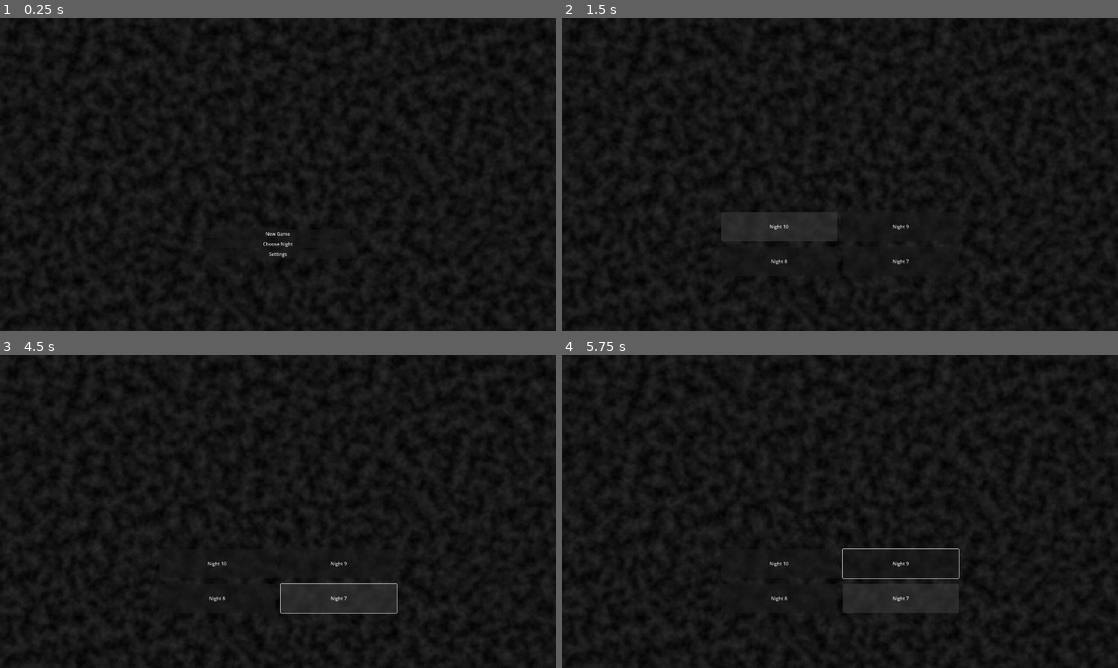
Above: before the commit, frames 1-4 (two rows, left to right).
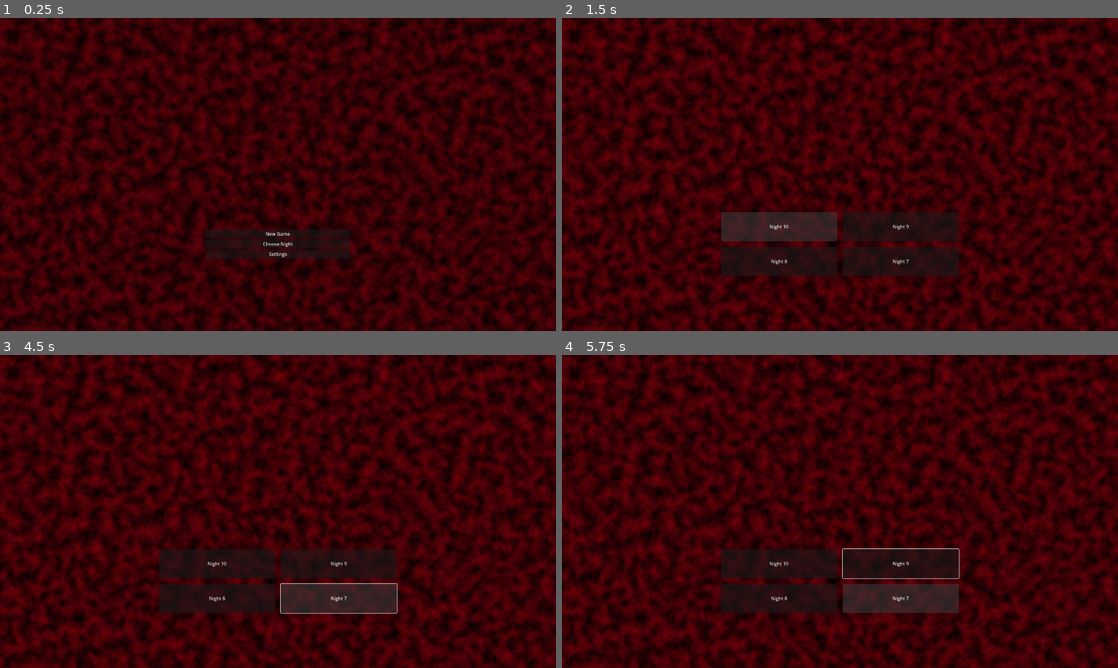
Above: after the commit, the same moments.

Repository: Agecaf/gmtk26-jamgame
Game: Godot game, scene res://main.tscn
Same seed, same stepped clock (60 frames per second), same inputs: the game is played once before the commit and once after it.
Inputs:
- Up to frame 1 (0.25 s): no input
- Up to frame 2 (1.5 s): click "Choose Night" at 0.5 s; click "Night 10" at 1.25 s
- Up to frame 3 (4.5 s): click "Night 9" at 2 s; click "Night 8" at 2.75 s; click "Night 7" at 3.5 s; tap Enter at 4.25 s; hold Right (ui_right) from 4.28 s (still down)
- Up to frame 4 (5.75 s): keep holding Right (ui_right); tap Up (ui_up) at 4.52, 5.27 s; tap Space at 5 s

The runs differ from the first frame. In frame 1, 78% of the frame differs, in the area x 0-100%, y 0-100%; in frame 2, 80%; in frame 3, 80%; in frame 4, 80%.

Commit message:
Black frame, prelevel menu

Diff:
--- a/main.tscn
+++ b/main.tscn
@@ -1,9 +1,11 @@
 [gd_scene format=3 uid="uid://b4enwwndlpugd"]
 
+[ext_resource type="Script" uid="uid://0m6lfxb58q5h" path="res://menu/black_frame.gd" id="1_0xm2m"]
 [ext_resource type="PackedScene" uid="uid://cgqp5q7pdwn8e" path="res://menu/menu.tscn" id="1_ig7tw"]
 
 [sub_resource type="Gradient" id="Gradient_5pj6p"]
-colors = PackedColorArray(0, 0, 0, 1, 0.1728327, 0.17283267, 0.17283267, 1)
+offsets = PackedFloat32Array(0, 0.9879518)
+colors = PackedColorArray(0, 0, 0, 1, 0.46672612, 0, 0.045014374, 1)
 
 [sub_resource type="FastNoiseLite" id="FastNoiseLite_2nw5p"]
 frequency = 0.0486
@@ -13,6 +15,19 @@
 height = 360
 noise = SubResource("FastNoiseLite_2nw5p")
 color_ramp = SubResource("Gradient_5pj6p")
+
+[sub_resource type="Gradient" id="Gradient_xov76"]
+colors = PackedColorArray(0, 0, 0, 1, 0.080783345, 0.080783345, 0.080783345, 1)
+
+[sub_resource type="FastNoiseLite" id="FastNoiseLite_5pj6p"]
+frequency = 0.2594
+fractal_type = 3
+
+[sub_resource type="NoiseTexture2D" id="NoiseTexture2D_2nw5p"]
+width = 640
+height = 360
+noise = SubResource("FastNoiseLite_5pj6p")
+color_ramp = SubResource("Gradient_xov76")
 
 [node name="Main" type="Node2D" unique_id=1162885059]
 
@@ -30,4 +45,10 @@
 
 [node name="FrontLayer" type="CanvasLayer" parent="." unique_id=2097345781]
 
+[node name="BlackFrame" type="Sprite2D" parent="FrontLayer" unique_id=728306067]
+scale = Vector2(3, 3)
+texture = SubResource("NoiseTexture2D_2nw5p")
+centered = false
+script = ExtResource("1_0xm2m")
+
 [node name="Menu" parent="FrontLayer" unique_id=1014980614 instance=ExtResource("1_ig7tw")]
--- /dev/null
+++ b/menu/black_frame.gd
@@ -0,0 +1,27 @@
+class_name BlackFrame extends Sprite2D
+
+var menus_with_black_frame: Array[StringName] = [&"PreLevelMenu", &"PauseMenu"]
+var target_alpha: float = 0.0
+var fade_speed: float = 10.0
+
+# Begin
+func _ready() -> void:
+	_ready_deferred.call_deferred()
+
+func _ready_deferred():
+	Game.menu.menu_changed.connect(check_menu)
+
+# Check if we should be visible or not
+func check_menu() -> void:
+	print("Menu changed; ", Game.menu.current_menu)
+	if Game.menu.current_menu != null:
+		if Game.menu.current_menu.name in menus_with_black_frame:
+			print("fading in")
+			target_alpha = 1.0
+		else:
+			print("fading out")
+			target_alpha = 0.0
+
+# Fade in and out
+func _process(delta: float) -> void:
+	modulate = lerp(Color(1.0, 1.0, 1.0, target_alpha), modulate, exp(-delta * fade_speed))
--- a/menu/main_menu/main_menu.gd
+++ b/menu/main_menu/main_menu.gd
@@ -11,3 +11,8 @@
 func _ready_deferred() -> void:
 	# Connect signals
 	level_select_button.pressed.connect(Game.menu.go_to.bind(&"LevelSelectMenu"))
+	new_game_button.pressed.connect(new_game)
+
+
+func new_game() -> void:
+	Game.menu.go_to(&"PreLevelMenu")
--- a/menu/menu.gd
+++ b/menu/menu.gd
@@ -1,5 +1,7 @@
 class_name Menu extends Control
 
+signal menu_changed()
+var current_menu: Control
 
 # Initialization
 func _ready() -> void:
@@ -20,6 +22,9 @@
 		if child.name == menu_name:
 			child.show()
 			(child as Control).mouse_behavior_recursive = Control.MOUSE_BEHAVIOR_ENABLED
+			current_menu = child
 		else:
 			child.hide()
 			(child as Control).mouse_behavior_recursive = Control.MOUSE_BEHAVIOR_DISABLED
+
+	menu_changed.emit()
--- a/menu/menu.tscn
+++ b/menu/menu.tscn
@@ -3,6 +3,7 @@
 [ext_resource type="Script" uid="uid://dn1cvtuhremwi" path="res://menu/menu.gd" id="1_6nwqt"]
 [ext_resource type="PackedScene" uid="uid://3lks8nhux2he" path="res://menu/main_menu/main_menu.tscn" id="1_j0t7f"]
 [ext_resource type="PackedScene" uid="uid://c8w8fv4d7kw8w" path="res://menu/level_select_menu/level_select_menu.tscn" id="2_g18jx"]
+[ext_resource type="PackedScene" uid="uid://dy614mqoly7d6" path="res://menu/pre_level_menu/pre_level_menu.tscn" id="2_pbjm4"]
 
 [node name="Menu" type="Control" unique_id=1014980614]
 layout_mode = 3
@@ -13,6 +14,9 @@
 grow_vertical = 2
 script = ExtResource("1_6nwqt")
 
+[node name="PreLevelMenu" parent="." unique_id=1998278185 instance=ExtResource("2_pbjm4")]
+layout_mode = 1
+
 [node name="MainMenu" parent="." unique_id=109957370 instance=ExtResource("1_j0t7f")]
 layout_mode = 1
 
--- /dev/null
+++ b/menu/pre_level_menu/pre_level_menu.tscn
@@ -0,0 +1,21 @@
+[gd_scene format=3 uid="uid://dy614mqoly7d6"]
+
+[sub_resource type="LabelSettings" id="LabelSettings_kafe6"]
+font_size = 32
+
+[node name="PreLevelMenu" type="Control" unique_id=1998278185]
+layout_mode = 3
+anchors_preset = 15
+anchor_right = 1.0
+anchor_bottom = 1.0
+grow_horizontal = 2
+grow_vertical = 2
+
+[node name="Label" type="Label" parent="." unique_id=1628213217]
+layout_mode = 0
+offset_left = 748.0
+offset_top = 542.0
+offset_right = 1136.0
+offset_bottom = 587.0
+text = "Press anything to begin..."
+label_settings = SubResource("LabelSettings_kafe6")
Not shown, added: menu/black_frame.gd.uid
